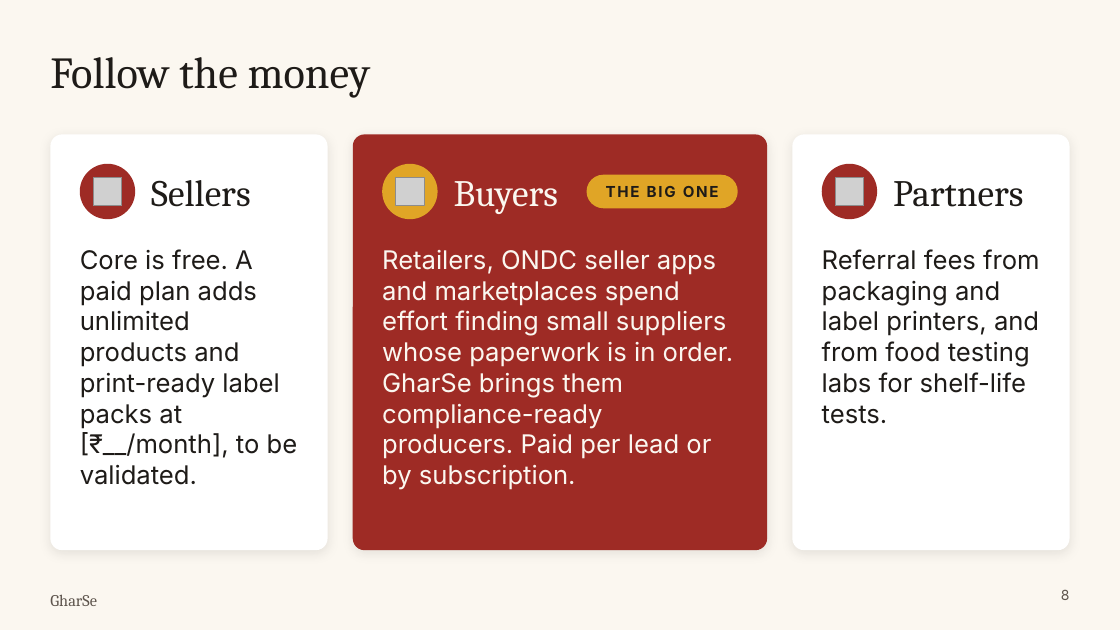
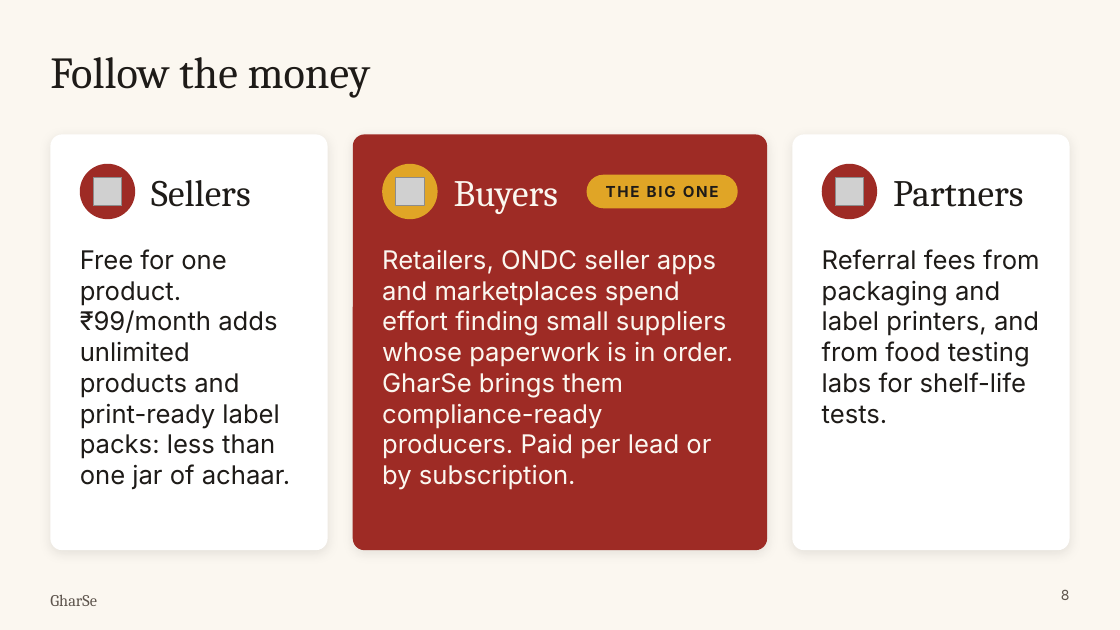
Before and after one commit to AdyWakes/GharSe, a slide deck: slide 8 of deck/GharSe_Pitch.pptx. Drawn at 1120x630 pixels with LibreOffice and Linux fonts; fonts in the diff are those of the drawing; grey boxes stand for pictures. Boxes give left, top, right and bottom in pixels: in the first picture for what was removed or moved away, otherwise in the second. Text is boxed around its words. In the diff, an @@ line names an element or a change of style, - is before the commit and + after.

```diff
--- a/deck/GharSe_Pitch.pptx
+++ b/deck/GharSe_Pitch.pptx
@@ text at (x1=80, y1=249, x2=290, y2=490): text changed @@
-Core is free. A paid plan adds unlimited products and print-ready label packs at [₹__/month], to be validated.
+Free for one product. ₹99/month adds unlimited products and print-ready label packs: less than one jar of achaar.
```
Also in this commit, not shown: 3 other slides changed, 7 other files.
